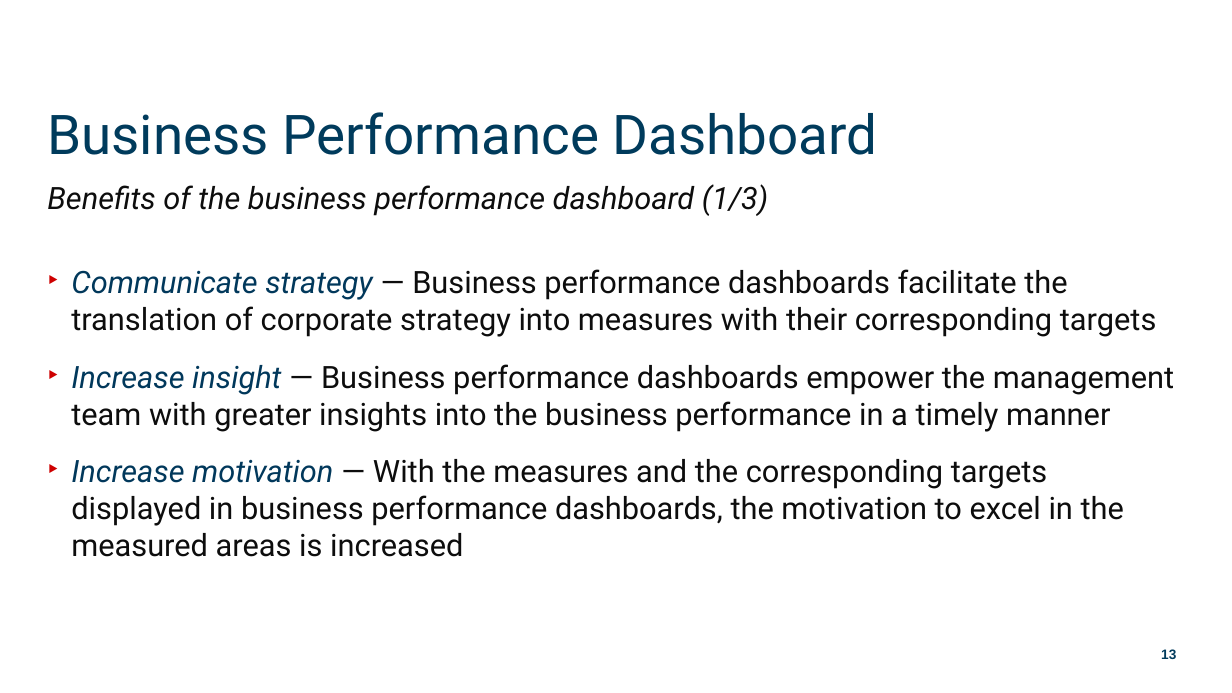
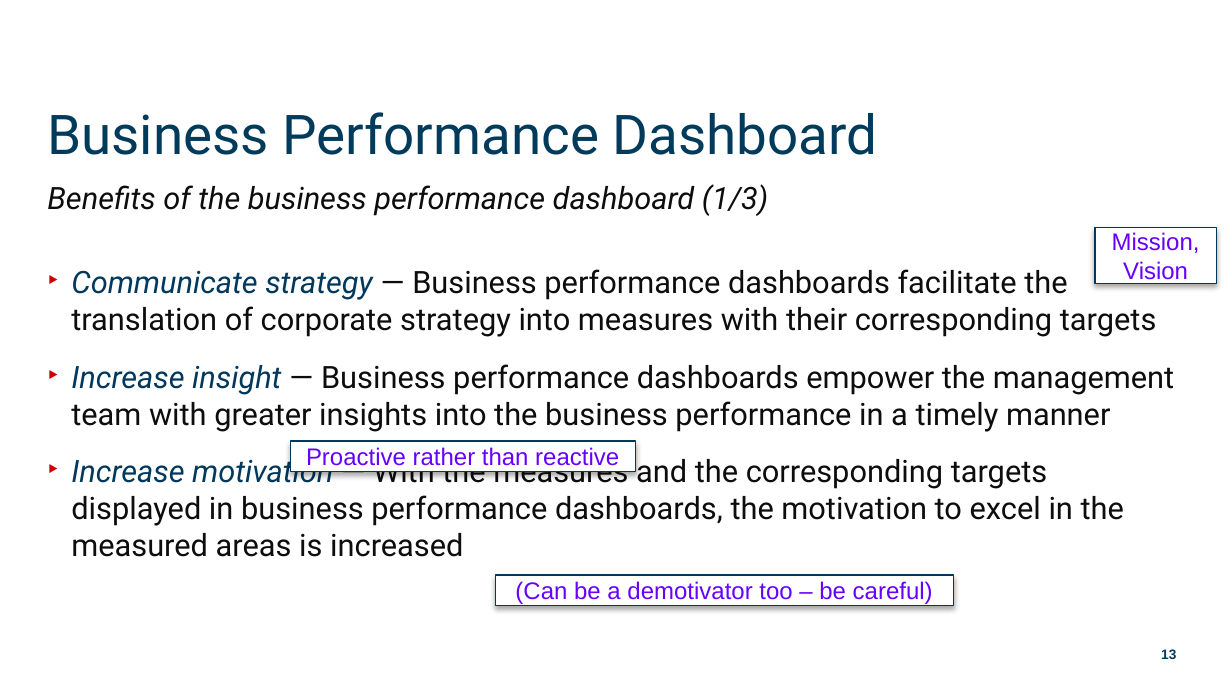
Before and after one commit to munishkumar-gh/munishkumar-gh.github.io, a slide deck: slide 13 of SuSS/ANL201 Study Unit 6_2021 - Lecturer.pptx. Drawn at 1232x693 pixels with LibreOffice and Linux fonts; fonts in the diff are those of the drawing; background and template pictures are left out. Boxes give left, top, right and bottom in pixels: in the first picture for what was removed or moved away, otherwise in the second. Text is boxed around its words. In the diff, an @@ line names an element or a change of style, - is before the commit and + after.

```diff
--- a/SuSS/ANL201 Study Unit 6_2021 - Lecturer.pptx
+++ b/SuSS/ANL201 Study Unit 6_2021 - Lecturer.pptx
@@ rectangle added at (x1=1095, y1=228, x2=1217, y2=283), fill #FFFFFF, outline #003A5A 0.75 pt, 14 pt, text #6600FF @@
+Mission, Vision
@@ rectangle added at (x1=291, y1=441, x2=636, y2=472), fill #FFFFFF, outline #003A5A 0.75 pt, 14 pt, text #6600FF @@
+Proactive rather than reactive
@@ rectangle added at (x1=495, y1=575, x2=954, y2=606), fill #FFFFFF, outline #003A5A 0.75 pt, 14 pt, text #6600FF @@
+(Can be a demotivator too – be careful)
```
Also in this commit, not shown: 9 other slides changed.
